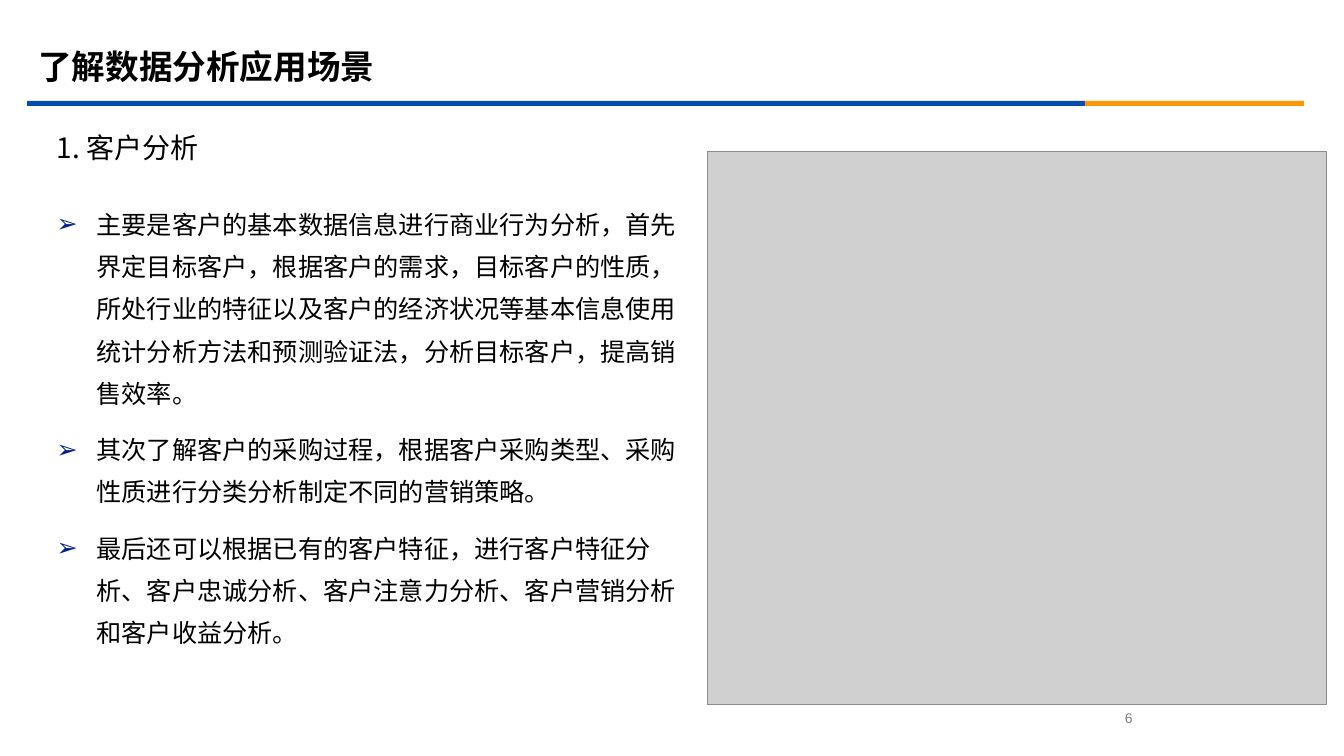
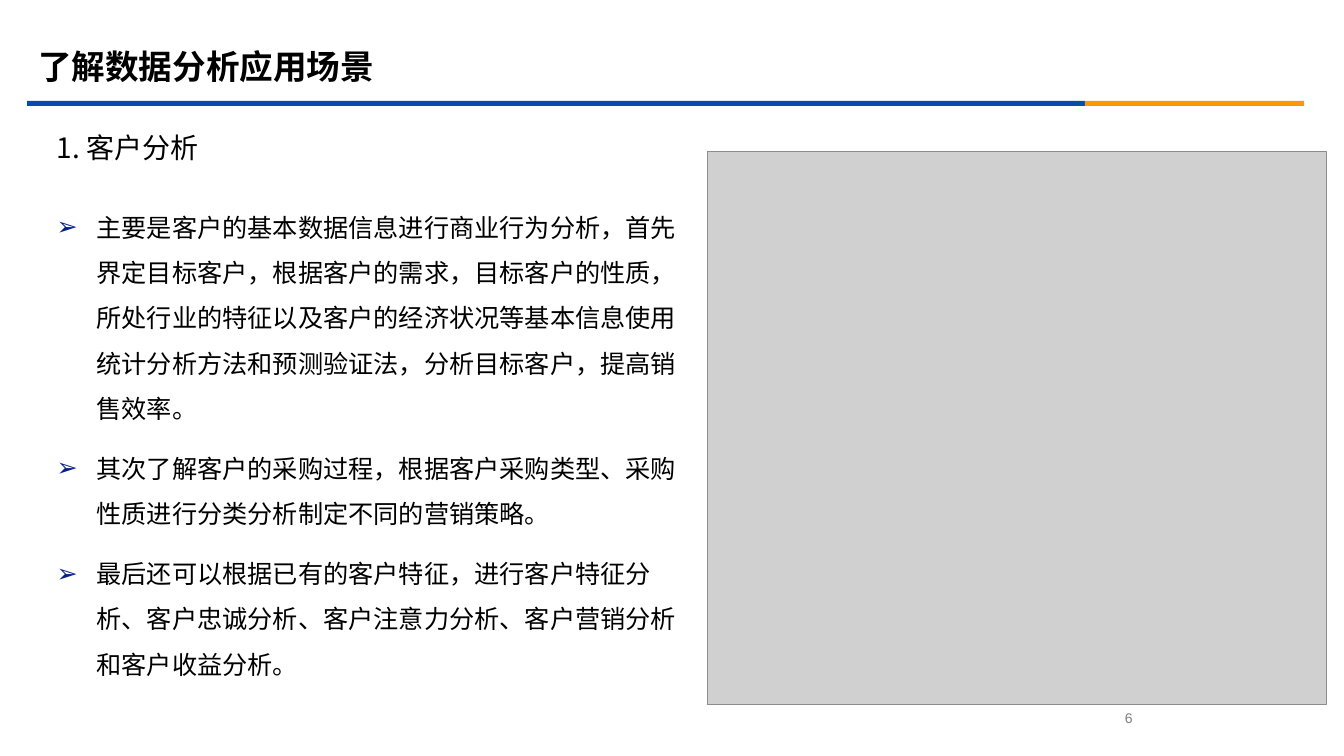
Before and after one commit to KBchulan/documents, a slide deck: slide 6 of py_PPT/第1章 Python 数据分析概述.ppt. Drawn at 1344x756 pixels with LibreOffice and Linux fonts; fonts in the diff are those of the drawing; grey boxes stand for pictures. Boxes give left, top, right and bottom in pixels: in the first picture for what was removed or moved away, otherwise in the second. Text is boxed around its words. In the diff, an @@ line names an element or a change of style, - is before the commit and + after.

```diff
--- a/py_PPT/第1章 Python 数据分析概述.ppt
+++ b/py_PPT/第1章 Python 数据分析概述.ppt
@@ text "主要是客户的基本数据信息进行商业行为分析，首先界定目标客户，根据客户的需求，目标客户的性质，所处行业的特征以及客户的经济 ..." at [97,215,677,676]: line spacing 1.4 to 1.5 @@
```
Also in this commit, not shown: 4 other slides changed, 1 other file.
